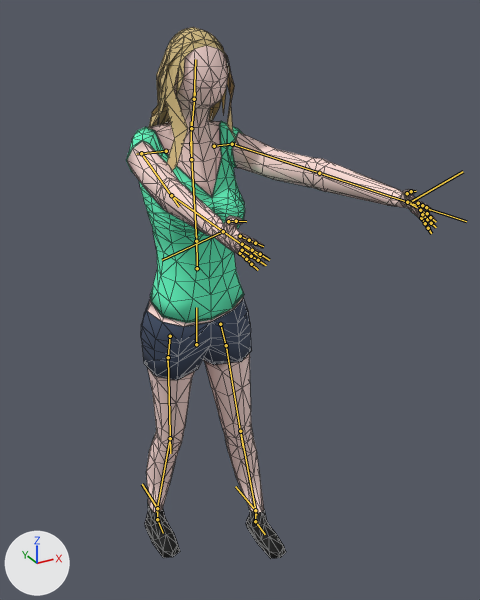
The glTF model Resources/Models/Heros/hero_A.glb: old version first, new version second.
Rendered twice from a 50 mm camera at (-0.753, -1.616, 1.685) aimed at (0.028, -0.194, 0.974). Every picture has the same lights, and +X, +Y and +Z are marked at lower left. The first picture is the older version. Both versions are drawn at frame 10 of the action 'BattlePhysicalArt'; the numbers are the values there. The bones that change, and the others that lie on the model, are drawn over the model as lines. Mesh edges are drawn as thin lines.

Objects in the first picture: 'Body'.
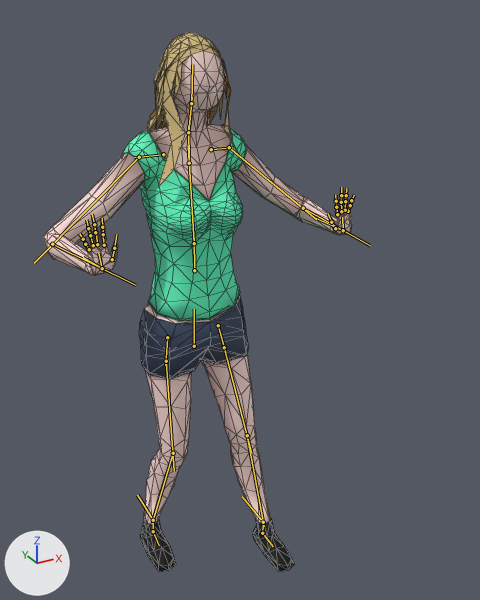
Where the change shows, as pixel boxes (x1, y1, x2, y2) in the pictures (480 x 600 px):
```json
{"object": "Body", "change": "posed", "before": [126, 27, 436, 559], "after": [43, 33, 355, 571]}
{"bone": "Hip", "before": "(196, 344) to (196, 307)", "after": "(194, 346) to (194, 309)"}
{"bone": "UpperArm.L", "before": "(232, 144) to (341, 180)", "after": "(229, 147) to (316, 219)"}
{"bone": "LowerArm.L", "before": "(319, 173) to (466, 221)", "after": "(303, 208) to (370, 245)"}
{"bone": "UpperArm.R", "before": "(141, 153) to (179, 206)", "after": "(139, 157) to (34, 263)"}
{"bone": "LowerArm.R", "before": "(171, 195) to (260, 257)", "after": "(52, 244) to (135, 285)"}
{"bone": "Hip.L", "before": "(220, 324) to (227, 350)", "after": "(218, 325) to (225, 352)"}
{"bone": "LowerLeg.L", "before": "(240, 431) to (256, 515)", "after": "(247, 435) to (264, 526)"}
{"bone": "Hip.R", "before": "(170, 336) to (167, 362)", "after": "(167, 337) to (165, 365)"}
{"bone": "UpperLeg.R", "before": "(168, 357) to (170, 453)", "after": "(166, 361) to (174, 471)"}
{"bone": "LowerLeg.R", "before": "(170, 438) to (156, 512)", "after": "(173, 453) to (152, 523)"}
{"bone": "HeelIK.L", "before": "(255, 510) to (235, 486)", "after": "(263, 522) to (242, 496)"}
{"bone": "WristIK.L", "before": "(409, 202) to (463, 171)", "after": "(343, 230) to (314, 217)"}
{"bone": "HeelIK.R", "before": "(157, 508) to (142, 484)", "after": "(153, 520) to (137, 495)"}
{"bone": "WristIK.R", "before": "(223, 231) to (162, 260)", "after": "(102, 268) to (83, 257)"}
```

The change, as JSON lines over the scene's bpy script:
```json
{"block": "bone_hip", "where": "bone_hip = bpy.data.objects['ArmatureHuman'].pose.bones['Hip']  # child of 'Main'"}
{"op": "set", "path": "bone_hip.location", "old": "(0.0, -0.01, 0.001)", "new": "(-0.001, -0.027, -0.018)"}
{"block": "bone_upperarm_l", "where": "bone_upperarm_l = bpy.data.objects['ArmatureHuman'].pose.bones['UpperArm.L']  # child of 'Shoulder.L'"}
{"op": "set", "path": "bone_upperarm_l.rotation_quaternion", "old": "(0.769, 0.639, -0.008, 0.005)", "new": "(0.941, 0.098, 0.167, -0.277)", "note": "degrees (80, -1, 0) -> degrees (6, 22, -32)"}
{"block": "bone_lowerarm_l", "where": "bone_lowerarm_l = bpy.data.objects['ArmatureHuman'].pose.bones['LowerArm.L']  # child of 'UpperArm.L'"}
{"op": "set", "path": "bone_lowerarm_l.rotation_quaternion", "old": "(0.994, -0.105, 0.0, -0.044)", "new": "(0.742, 0.618, 0.0, 0.26)", "note": "degrees (-12, -1, -5) -> degrees (76, -19, 24)"}
{"block": "bone_upperarm_r", "where": "bone_upperarm_r = bpy.data.objects['ArmatureHuman'].pose.bones['UpperArm.R']  # child of 'Shoulder.R'"}
{"op": "set", "path": "bone_upperarm_r.rotation_quaternion", "old": "(0.773, 0.635, 0.002, 0.001)", "new": "(0.951, 0.112, -0.149, 0.246)", "note": "degrees (79, 0, 0) -> degrees (9, -20, 28)"}
{"block": "bone_lowerarm_r", "where": "bone_lowerarm_r = bpy.data.objects['ArmatureHuman'].pose.bones['LowerArm.R']  # child of 'UpperArm.R'"}
{"op": "set", "path": "bone_lowerarm_r.rotation_quaternion", "old": "(0.999, -0.032, 0.0, 0.014)", "new": "(0.755, 0.605, 0.0, -0.254)", "note": "degrees (-4, 0, 2) -> degrees (74, 18, -24)"}
{"block": "bone_hip_l", "where": "bone_hip_l = bpy.data.objects['ArmatureHuman'].pose.bones['Hip.L']  # child of 'Hip'"}
{"op": "set", "path": "bone_hip_l.rotation_quaternion", "old": "(0.991, -0.074, -0.066, -0.092)", "new": "(0.931, -0.141, -0.331, -0.053)", "note": "degrees (-8, -8, -10) -> degrees (-17, -39, 0)"}
{"block": "bone_lowerleg_l", "where": "bone_lowerleg_l = bpy.data.objects['ArmatureHuman'].pose.bones['LowerLeg.L']  # child of 'UpperLeg.L'"}
{"op": "set", "path": "bone_lowerleg_l.rotation_quaternion", "old": "(1.0, -0.008, 0.0, 0.007)", "new": "(1.0, 0.012, 0.0, -0.01)", "note": "degrees (-1, 0, 1) -> degrees (1, 0, -1)"}
{"block": "bone_hip_r", "where": "bone_hip_r = bpy.data.objects['ArmatureHuman'].pose.bones['Hip.R']  # child of 'Hip'"}
{"op": "set", "path": "bone_hip_r.rotation_quaternion", "old": "(-0.991, -0.039, -0.113, -0.059)", "new": "(0.966, -0.054, 0.24, 0.075)", "note": "degrees (5, 13, 7) -> degrees (-4, 28, 8)"}
{"block": "bone_upperleg_r", "where": "bone_upperleg_r = bpy.data.objects['ArmatureHuman'].pose.bones['UpperLeg.R']  # child of 'Hip.R'"}
{"op": "set", "path": "bone_upperleg_r.rotation_quaternion", "old": "(1.0, -0.003, 0.0, -0.007)", "new": "(0.999, -0.017, 0.001, -0.032)", "note": "degrees (0, 0, -1) -> degrees (-2, 0, -4)"}
{"block": "bone_lowerleg_r", "where": "bone_lowerleg_r = bpy.data.objects['ArmatureHuman'].pose.bones['LowerLeg.R']  # child of 'UpperLeg.R'"}
{"op": "set", "path": "bone_lowerleg_r.rotation_quaternion", "old": "(1.0, 0.023, 0.0, 0.019)", "new": "(0.986, 0.129, 0.0, 0.105)", "note": "degrees (3, 0, 2) -> degrees (15, -2, 12)"}
{"block": "bone_heelik_l", "where": "bone_heelik_l = bpy.data.objects['ArmatureHuman'].pose.bones['HeelIK.L']  # child of 'Main'"}
{"op": "set", "path": "bone_heelik_l.location", "old": "(0.164, -0.128, -0.002)", "new": "(0.156, -0.2, -0.002)"}
{"block": "bone_wristik_l", "where": "bone_wristik_l = bpy.data.objects['ArmatureHuman'].pose.bones['WristIK.L']  # child of 'Main'"}
{"op": "set", "path": "bone_wristik_l.location", "old": "(-0.476, -0.033, 0.762)", "new": "(-0.419, -0.246, 0.327)"}
{"op": "set", "path": "bone_wristik_l.rotation_quaternion", "old": "(0.57, -0.385, -0.611, -0.391)", "new": "(0.469, -0.419, -0.52, 0.578)", "note": "degrees (-42, -93, -25) -> degrees (-84, 0, 102)"}
{"block": "bone_heelik_r", "where": "bone_heelik_r = bpy.data.objects['ArmatureHuman'].pose.bones['HeelIK.R']  # child of 'Main'"}
{"op": "set", "path": "bone_heelik_r.location", "old": "(-0.092, 0.084, -0.001)", "new": "(-0.139, 0.027, -0.002)"}
{"block": "bone_wristik_r", "where": "bone_wristik_r = bpy.data.objects['ArmatureHuman'].pose.bones['WristIK.R']  # child of 'Main'"}
{"op": "set", "path": "bone_wristik_r.location", "old": "(0.516, -0.027, 0.766)", "new": "(0.4, -0.221, 0.345)"}
{"op": "set", "path": "bone_wristik_r.rotation_quaternion", "old": "(0.493, -0.53, 0.387, 0.571)", "new": "(0.513, -0.511, 0.412, -0.553)", "note": "degrees (-30, 81, 73) -> degrees (-82, -8, -87)"}
```
